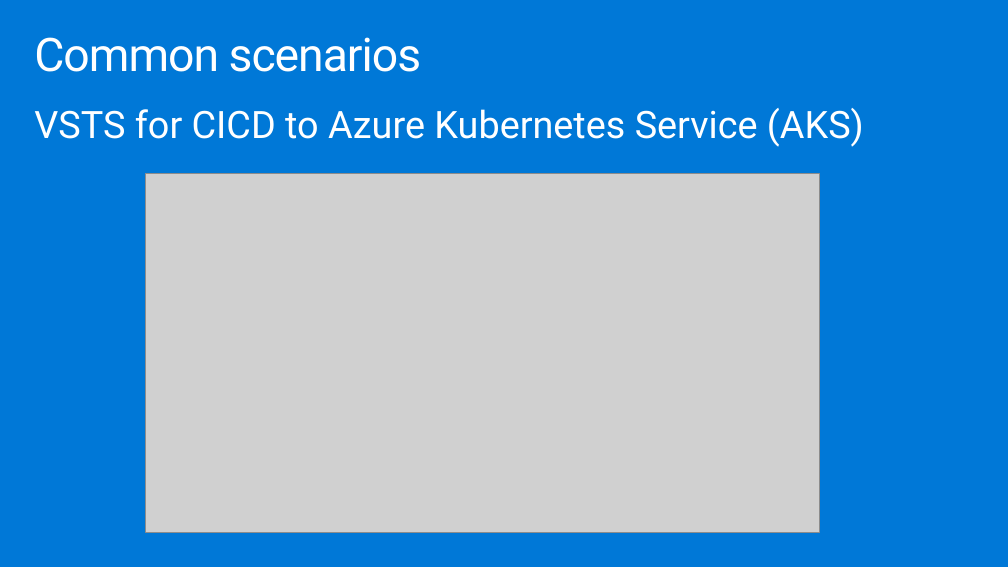
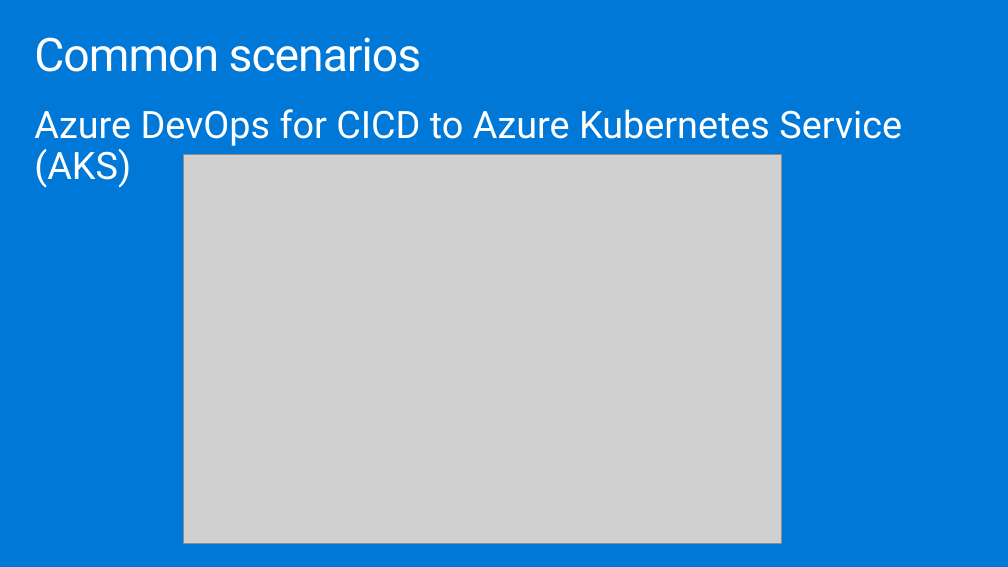
Before and after one commit to yaoshixin007/MCW-Containers-and-DevOps, a slide deck: slide 14 of Whiteboard design session/WDS trainer presentation - Containers and DevOps.pptx. Drawn at 1008x567 pixels with LibreOffice and Linux fonts; fonts in the diff are those of the drawing; grey boxes stand for pictures. Boxes give left, top, right and bottom in pixels: in the first picture for what was removed or moved away, otherwise in the second. Text is boxed around its words. In the diff, an @@ line names an element or a change of style, - is before the commit and + after.

Commit message:
Updates for Azure DevOps rebranding.

```diff
--- a/Whiteboard design session/WDS trainer presentation - Containers and DevOps.pptx
+++ b/Whiteboard design session/WDS trainer presentation - Containers and DevOps.pptx
@@ text at [34,109,902,188]: text changed @@
-VSTS for CICD to Azure Kubernetes Service (AKS)
+Azure DevOps for CICD to Azure Kubernetes Service (AKS)
@@ picture: place and size @@
-picture at [146,173,820,532]
+picture at [184,154,782,543]
```
Also in this commit, not shown: 2 other slides changed, 12 other files.
